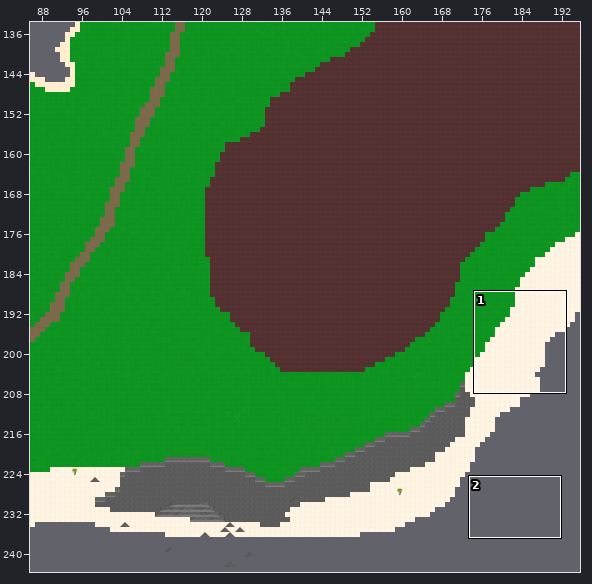
Two versions of a level (Tiled map, Assets/Tilemaps/Island Test.tmx). The first picture is a wide view before the edit; the outline marks the close-up.
Close-up. As it was:
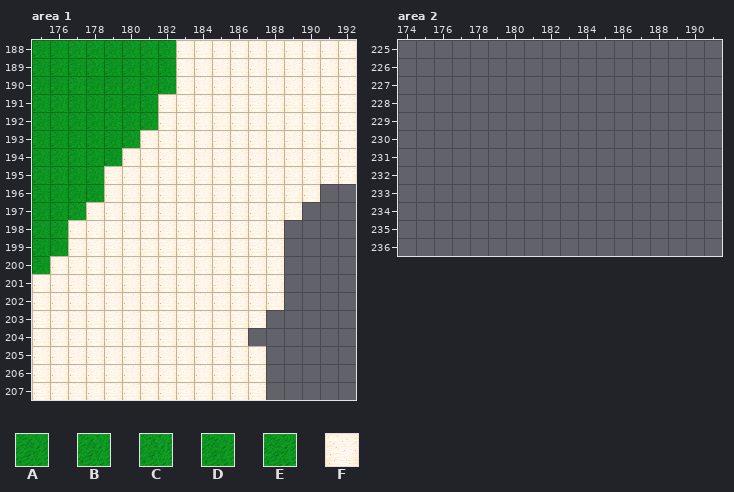
Cells are 32x32 px. Shown: area 1 x 175..192, y 188..207; area 2 x 174..191, y 225..236. The commit also changed other parts of the map, which this record leaves out. Layer "above" is drawn 0,-32 px off the grid.
Key: from "grass_variation": A 0 "grass_noise1", B 1 "grass_noise2", C 2 "grass_noise3", D 3 "grass_noise4", E 4 "grass_noise5"; from "sand": F 0.
_ is an empty cell.
Layers that did not change in this view are not listed.
Layer "Tile Layer 1" before, area 1, first column x 175:
188 EACBABCCFFFFFFFFFF
189 DBECEAADFFFFFFFFFF
190 DECEEBACFFFFFFFFFF
191 ACDAAEDFFFFFFFFFFF
192 ABBACBCFFFFFFFFFFF
193 DDEADCFFFFFFFFFFFF
194 ABBBDFFFFFFFFFFFFF
195 ACACFFFFFFFFFFFFFF
196 DABEFFFFFFFFFFFF__
197 EACFFFFFFFFFFFF___
198 ACFFFFFFFFFFFF____
199 EAFFFFFFFFFFFF____
200 DFFFFFFFFFFFFF____
201 FFFFFFFFFFFFFF____
202 FFFFFFFFFFFFFF____
203 FFFFFFFFFFFFF_____
204 FFFFFFFFFFFF______
205 FFFFFFFFFFFFF_____
206 FFFFFFFFFFFFF_____
207 FFFFFFFFFFFFF_____
The same view after the edit:
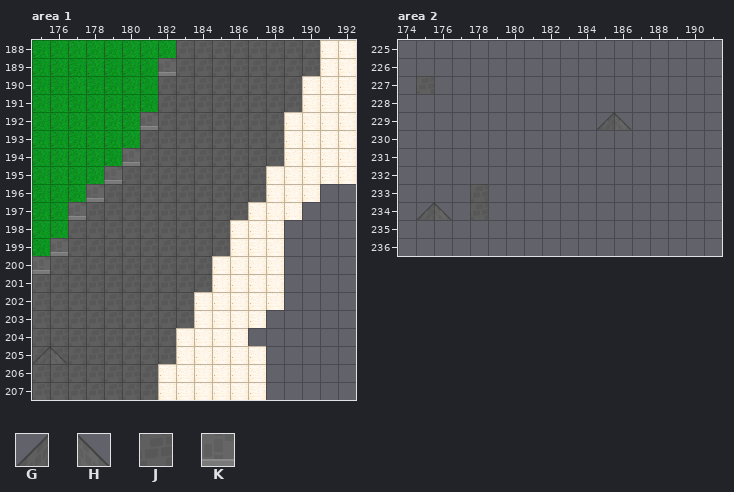
Further tiles: from "RPGpack_sheet": G 503, H 504, J 579, K 710.
Diff:
{"where": "layer \"Tile Layer 1\", area 1"}
{"y":188,"x":183,"old":"FFFFFFFF","new":"JJJJJJJJ"}
{"y":189,"x":182,"old":"DFFFFFFFF","new":"KJJJJJJJJ"}
{"y":190,"x":182,"old":"CFFFFFFF","new":"JJJJJJJJ"}
{"y":191,"x":182,"old":"FFFFFFFF","new":"JJJJJJJJ"}
{"y":192,"x":181,"old":"CFFFFFFF","new":"KJJJJJJJ"}
{"y":193,"x":181,"old":"FFFFFFFF","new":"JJJJJJJJ"}
{"y":194,"x":180,"old":"FFFFFFFFF","new":"KJJJJJJJJ"}
{"y":195,"x":179,"old":"FFFFFFFFF","new":"KJJJJJJJJ"}
{"y":196,"x":178,"old":"EFFFFFFFFF","new":"KJJJJJJJJJ"}
{"y":197,"x":177,"old":"CFFFFFFFFF","new":"KJJJJJJJJJ"}
{"y":198,"x":177,"old":"FFFFFFFFF","new":"JJJJJJJJJ"}
{"y":199,"x":176,"old":"AFFFFFFFFF","new":"KJJJJJJJJJ"}
{"y":200,"x":175,"old":"DFFFFFFFFF","new":"KJJJJJJJJJ"}
{"y":201,"x":175,"old":"FFFFFFFFFF","new":"JJJJJJJJJJ"}
{"y":202,"x":175,"old":"FFFFFFFFF","new":"JJJJJJJJJ"}
{"y":203,"x":175,"old":"FFFFFFFFF","new":"JJJJJJJJJ"}
{"y":204,"x":175,"old":"FFFFFFFF","new":"JJJJJJJJ"}
{"y":205,"x":175,"old":"FFFFFFFF","new":"JJJJJJJJ"}
{"y":206,"x":175,"old":"FFFFFFF","new":"JJJJJJJ"}
{"y":207,"x":175,"old":"FFFFFFF","new":"JJJJJJJ"}
{"where": "layer \"above\", area 1"}
{"y":206,"x":175,"old":"__","new":"GH"}
{"where": "layer \"above\", area 2"}
{"y":230,"x":185,"old":"__","new":"GH"}
{"y":235,"x":175,"old":"__","new":"GH"}
